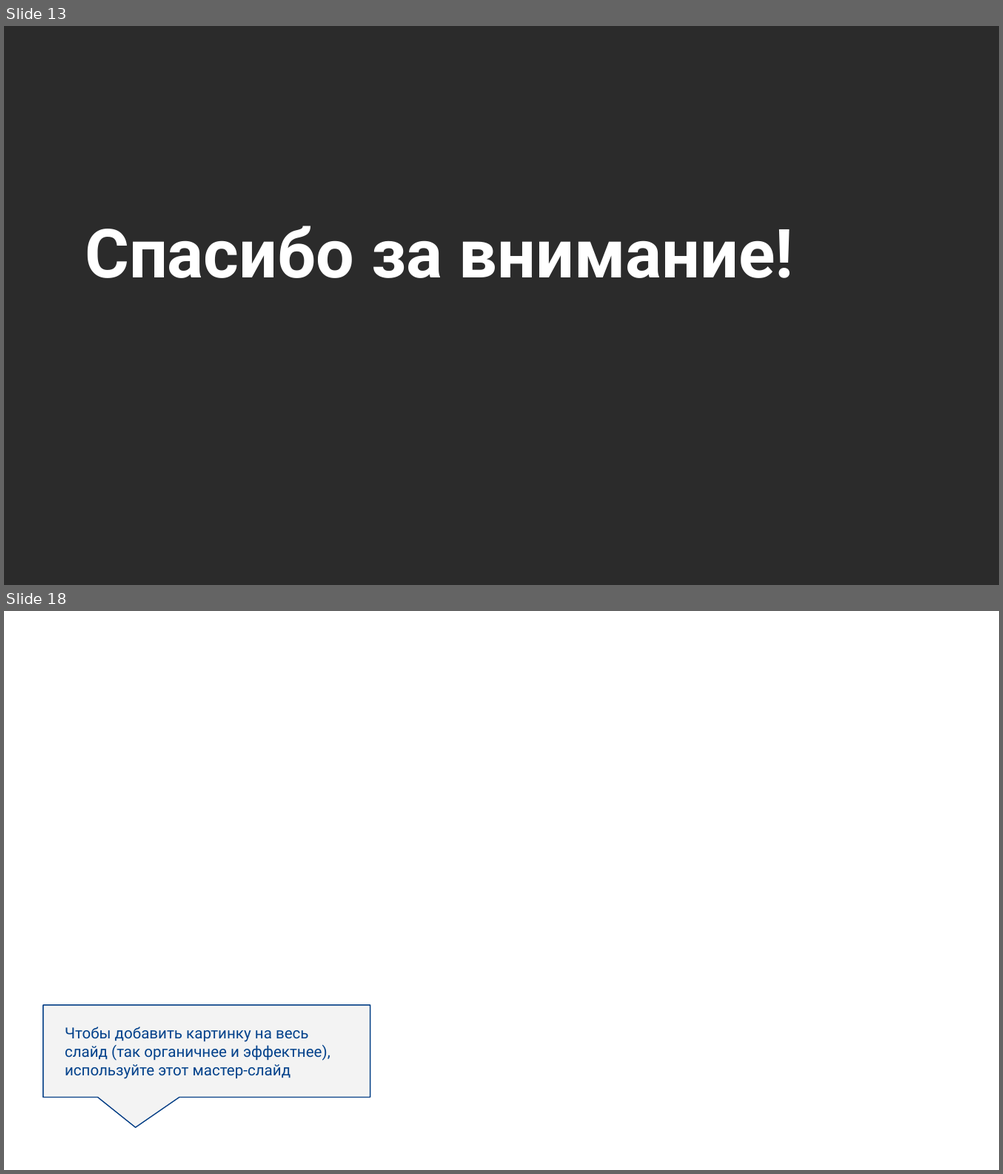
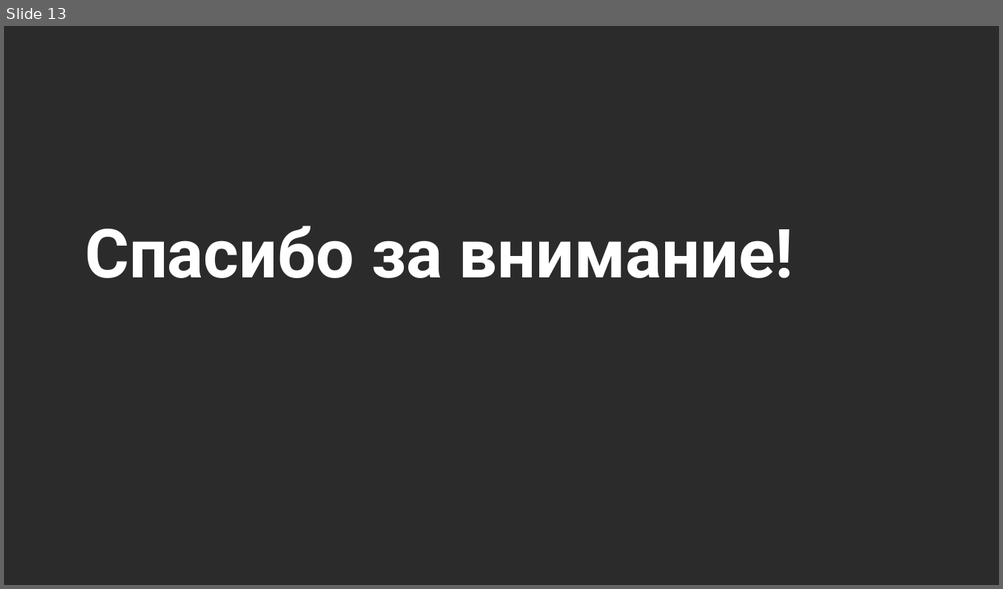
Before and after one commit to Ar-b-ra/GraduationWork, a slide deck: Презентация на защиту.pptx. Shown one above the other, each under a label of ours: slides 13 and 18 before the commit, slide 13 after it; the slides between them are not shown. The pictures are 1003x1174 and 1003x589 pixels, drawn with LibreOffice and Linux fonts; fonts in the diff are those of the drawing; background and template pictures are left out; a plain dark background stands for a picture behind light text. Boxes give left, top, right and bottom in pixels: in the first picture for what was removed or moved away, otherwise in the second. Text is boxed around its words. In the diff, an @@ line names an element or a change of style, - is before the commit and + after.

```diff
--- a/Презентация на защиту.pptx
+++ b/Презентация на защиту.pptx
@@ slide 18 removed at (4, 611, 999, 1170), background picture (left out) @@
@@ speech box removed at (42, 1005, 370, 1097) @@
-Чтобы добавить картинку на весь
-слайд (так органичнее и эффектнее), используйте этот мастер-слайд
```
Also in this commit, not shown: 4 slides changed, 1 slide added, 7 other slides removed, 1 other file.
